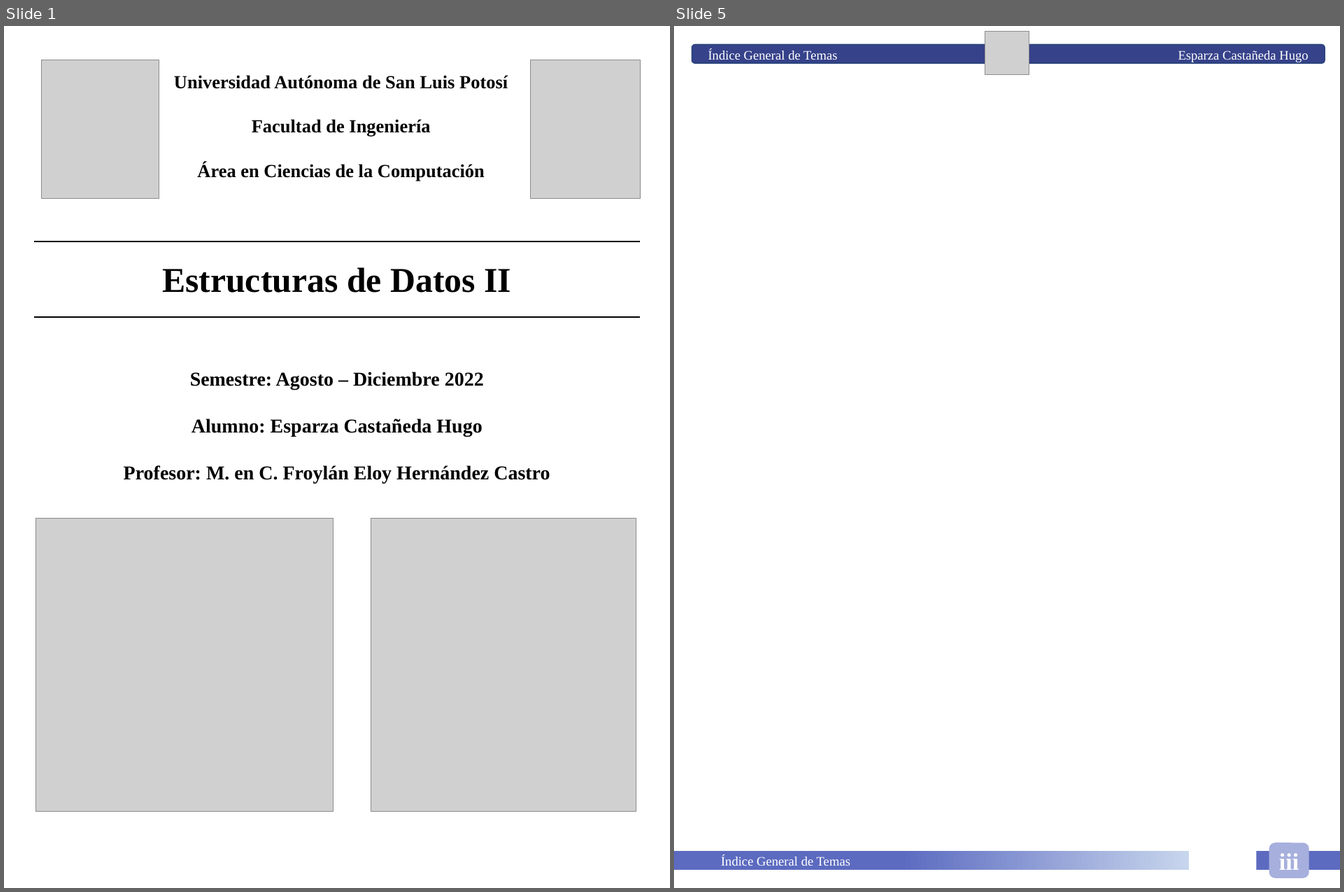
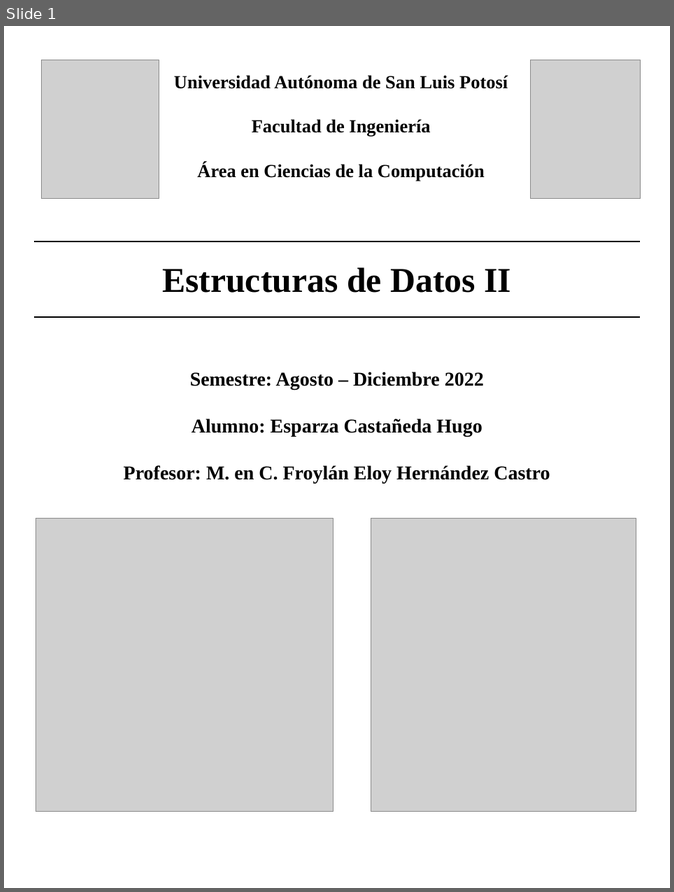
Before and after one commit to HugoEsparzaC/Libreta-Estructuras-II, a slide deck: Estructuras de Datos II.pptx. Shown side by side, each under a label of ours: slides 1 and 5 before the commit, slide 1 after it; the slides between them are not shown. The pictures are 1344x892 and 674x892 pixels, drawn with LibreOffice and Linux fonts; fonts in the diff are those of the drawing; grey boxes stand for pictures. Boxes give left, top, right and bottom in pixels: in the first picture for what was removed or moved away, otherwise in the second. Text is boxed around its words. In the diff, an @@ line names an element or a change of style, - is before the commit and + after.

```diff
--- a/Estructuras de Datos II.pptx
+++ b/Estructuras de Datos II.pptx
@@ slide 5 removed at bbox=[674, 26, 1340, 888], background #FFFFFF @@
@@ rounded rectangle removed at bbox=[692, 45, 1326, 64] @@
-Índice General de Temas Esparza Castañeda Hugo
@@ picture removed at bbox=[986, 31, 1029, 74] @@
@@ rounded rectangle removed at bbox=[1269, 843, 1309, 878] @@
-iii
@@ rectangle removed at bbox=[674, 851, 1189, 870] @@
-Índice General de Temas
@@ rectangle removed at bbox=[1256, 851, 1340, 870] @@
```
Also in this commit, not shown: 3 slides changed, 9 slides added, 1 other slide removed, 1 other file.
